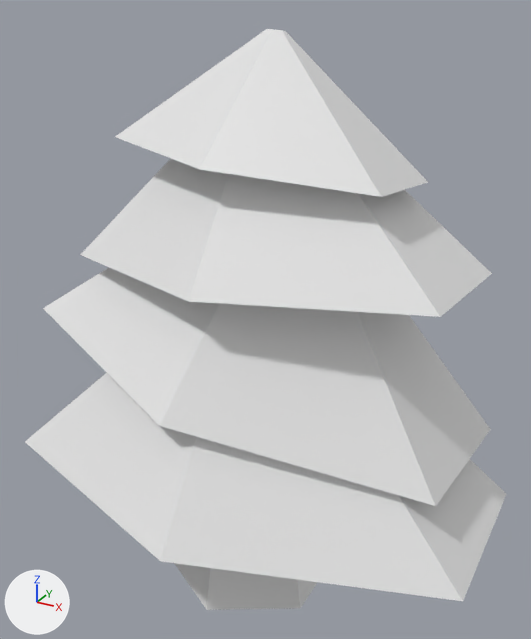
The Blender file Serra Negra/Assets/Resources/3D Objects/Models/Pinheiro.blend: old version first, new version second.
Camera for both pictures: a 50 mm camera at (3.42, -5.92, 6.07) aimed at (0.05, 0.22, 3.01). The lights are fixed; the arrows at lower left show +X, +Y and +Z.
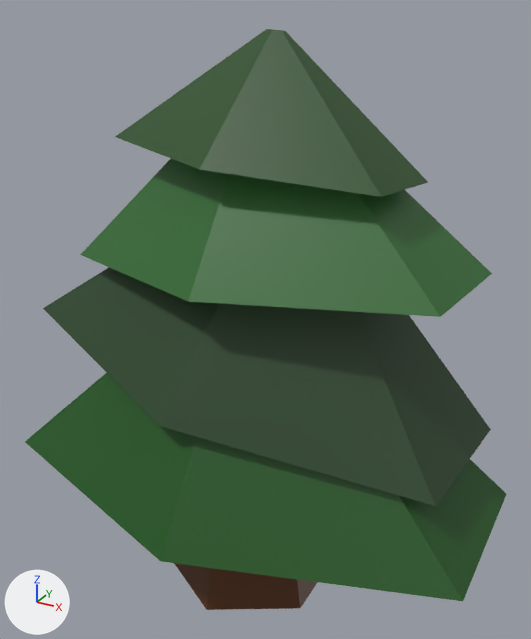
What changed in the scene script:
```text
Add mat_material_004:
    mat_material_004 = principled_material('Material.004')
    mat_material_004.base_color = (0.0183, 0.0766, 0.013)  # dark green #254e1e
Add mat_material_003:
    mat_material_003 = principled_material('Material.003')
    mat_material_003.base_color = (0.0274, 0.142, 0.0269)  # dark green #2e692e
Add mat_material_002:
    mat_material_002 = principled_material('Material.002')
    mat_material_002.base_color = (0.0138, 0.0522, 0.0132)  # dark green #1f411e
Add mat_material_001:
    mat_material_001 = principled_material('Material.001')
    mat_material_001.base_color = (0.00929, 0.0908, 0.00809)  # dark green #185516
Add mat_material:
    mat_material = principled_material('Material')
    mat_material.base_color = (0.102, 0.0292, 0.00284)  # brown #5a3009
Change me_cylinder:
    where me_cylinder.from_pydata(...)  # 12 vertices, 8 faces; spans x -0.87..0.87, y -1.0..1.0, z -1.0..1.0
    add me_cylinder.materials.append(mat_material)  # brown #5a3009
Change me_cylinder_001:
    where me_cylinder_001.from_pydata(...)  # 24 vertices, 20 faces; spans x -1.48..1.48, y -1.71..1.71, z -1.0..1.0
    add me_cylinder_001.materials.append(mat_material_001)  # dark green #185516
Change me_cylinder_003:
    where me_cylinder_003.from_pydata(...)  # 24 vertices, 20 faces; spans x -1.48..1.48, y -1.71..1.71, z -1.0..1.0
    add me_cylinder_003.materials.append(mat_material_002)  # dark green #1f411e
Change me_cylinder_004:
    where me_cylinder_004.from_pydata(...)  # 24 vertices, 20 faces; spans x -1.48..1.48, y -1.71..1.71, z -1.0..1.0
    add me_cylinder_004.materials.append(mat_material_003)  # dark green #2e692e
Change me_cylinder_005:
    where me_cylinder_005.from_pydata(...)  # 24 vertices, 20 faces; spans x -1.48..1.48, y -1.71..1.71, z -1.0..1.0
    add me_cylinder_005.materials.append(mat_material_004)  # dark green #254e1e
```

Location of each change, [x1, y1, x2, y2] in pixels of the pictures (531 x 639 px):
'Cylinder.003', recoloured (white to green): [43, 267, 491, 506] in both
'Cylinder.001', recoloured (white to green): [25, 373, 506, 601] in both
'Cylinder.004', recoloured (white to green): [80, 159, 492, 317] in both
'Cylinder.005', recoloured (white to green): [115, 29, 428, 197] in both
'Cylinder', recoloured (grey to brown): [174, 563, 318, 610] in both
